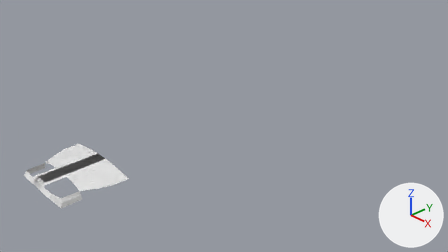
Renders of the Blender file BluePrintSources/bell205uh1.blend from each side of a commit.
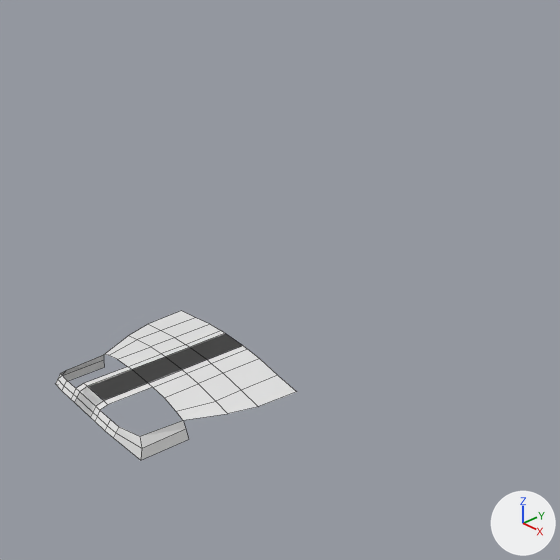
Old and new are each drawn from the file's camera 'Camera' and again close up on the part from 0% to 54% of the width and 3% to 100% of the height. Lighting does not change. The marker at lower right points along +X, +Y and +Z. The close-ups show mesh edges as thin lines.

In view in the first close-up: 'fuselage'.
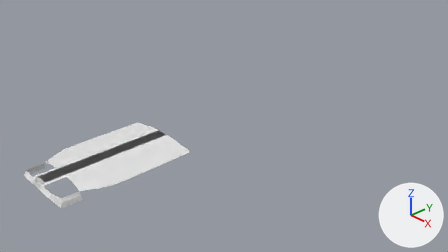
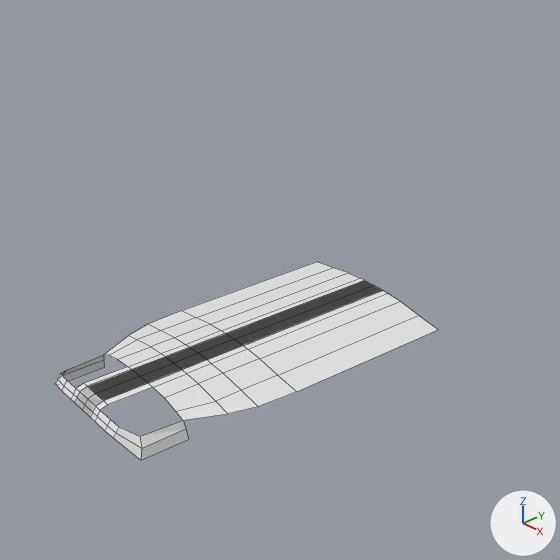
Where the change shows, as pixel boxes (x1, y1, x2, y2) in the close-ups (560 x 560 px):
'fuselage', reshaped (59% wider, 33% taller)
    before: (55, 311, 296, 460)
    after: (55, 262, 438, 460)
part 1 of me_plane, built on
    before: (79, 333, 243, 412)
    after: (79, 262, 438, 412)

What the commit changed:
me_plane is used by ob_fuselage; parent ob_bell205uh1; location (-1.17, -8.298, -2.367); scale (0.139, 0.419, 1.0).
me_plane had 51 vertices, 32 faces and spanned x -1.0..6.55, y -2.15..1.0, z -0.23..0.0.
me_plane now has 67 vertices, 46 faces and spans x -1.0..6.55, y -2.15..4.42, z -0.23..0.0.
Part 1, on me_plane:
8 faces are deleted.
9 new vertices lie (1.0, 0.0, 0.0) away from vertices in x -1.0, y -2.15..1.0, z -0.09..0.0.
7 new vertices lie (0.0, 3.42, 0.0) away from vertices in x -1.0..6.55, y 1.0, z -0.09..0.0.
22 new faces join them.
